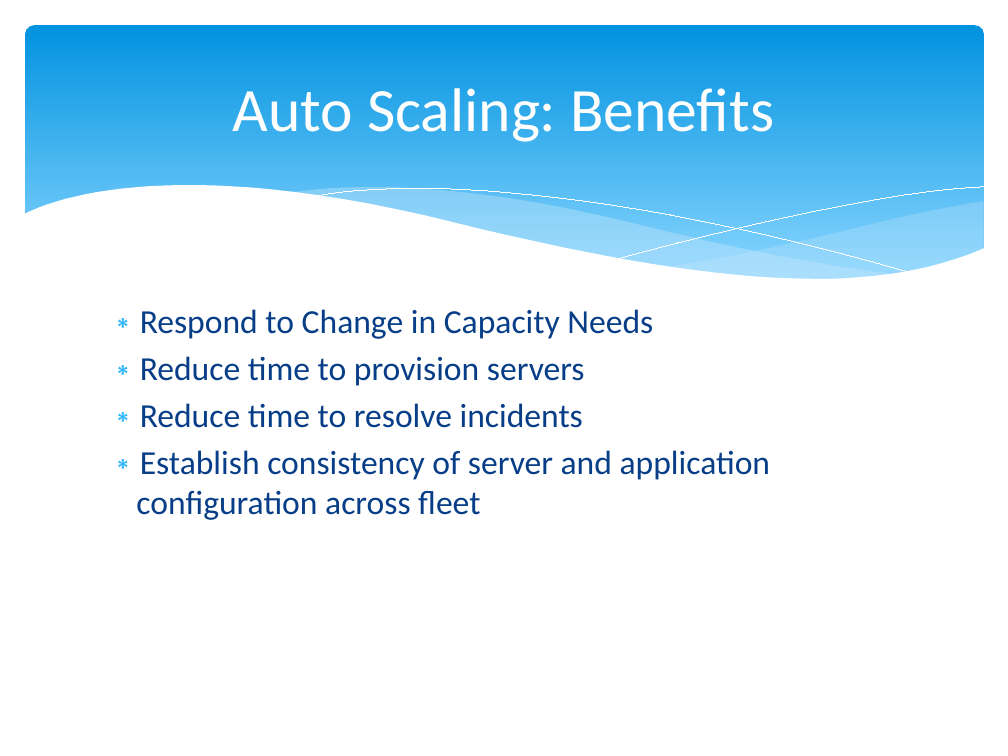
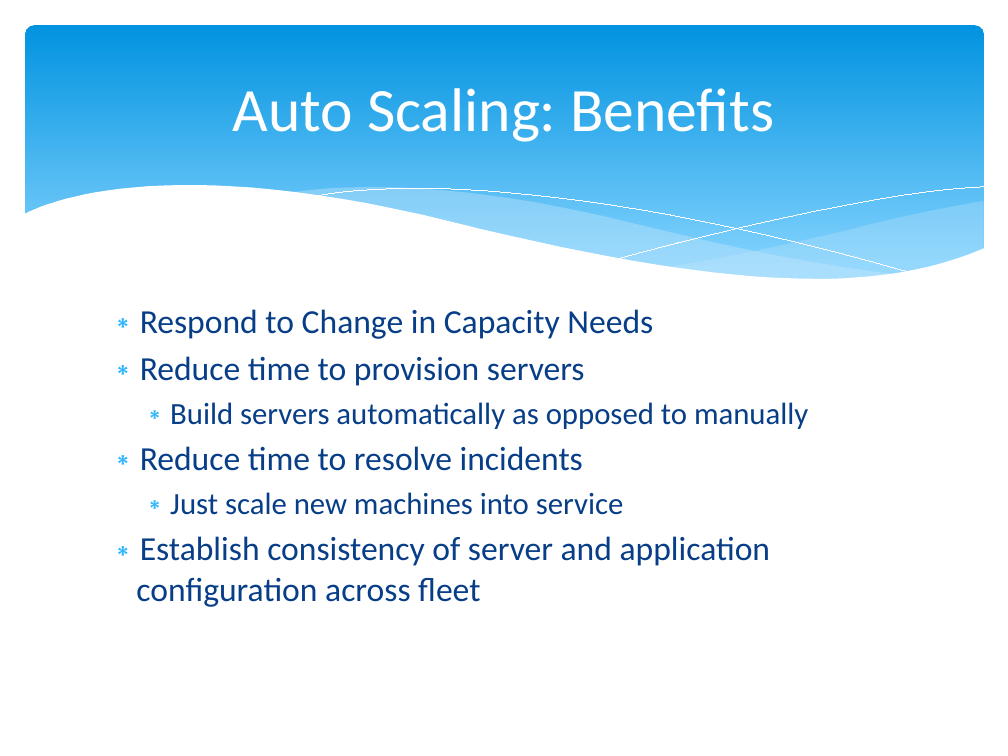
Before and after one commit to cloudavail/awstraining, a slide deck: slide 3 of aws-autoscaling/aws-autoscaling.pptx. Drawn at 1008x756 pixels with LibreOffice and Linux fonts; fonts in the diff are those of the drawing. Boxes give left, top, right and bottom in pixels: in the first picture for what was removed or moved away, otherwise in the second. Text is boxed around its words. In the diff, an @@ line names an element or a change of style, - is before the commit and + after.

```diff
--- a/aws-autoscaling/aws-autoscaling.pptx
+++ b/aws-autoscaling/aws-autoscaling.pptx
@@ text at (170,402,808,429): paragraph added @@
+  ∗ Build servers automatically as opposed to manually
@@ text at (170,492,623,515): paragraph added @@
+  ∗ Just scale new machines into service
```
Also in this commit, not shown: 1 other slide changed, 5 other files.
